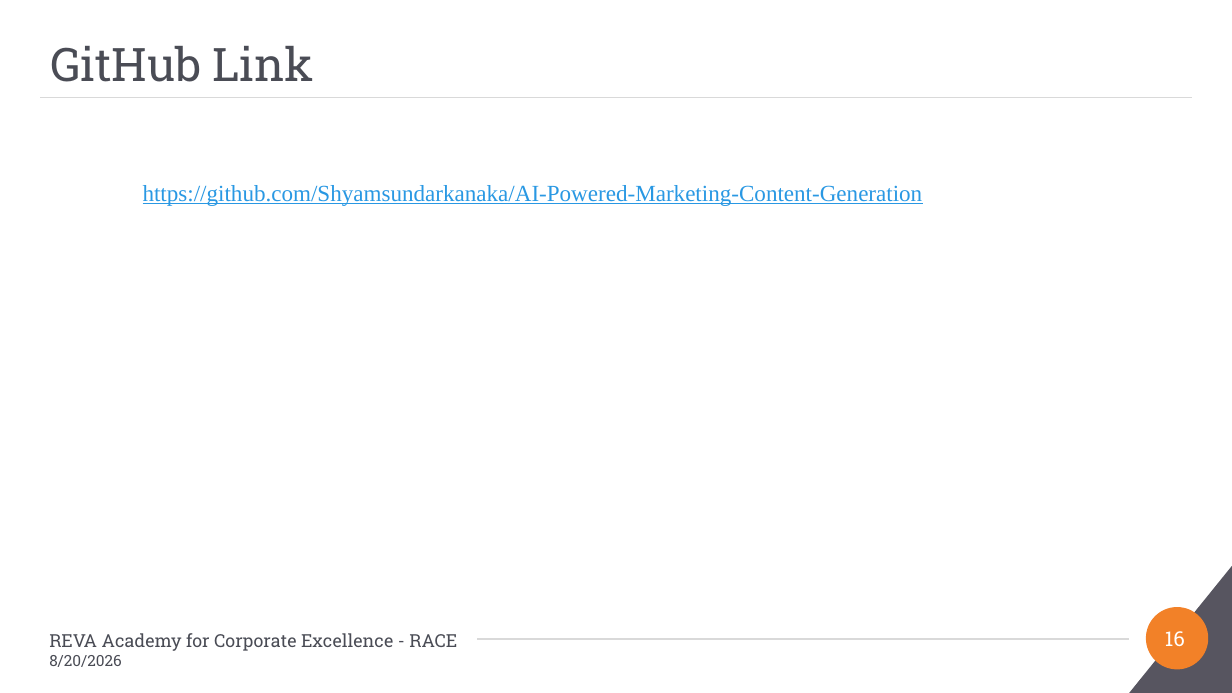
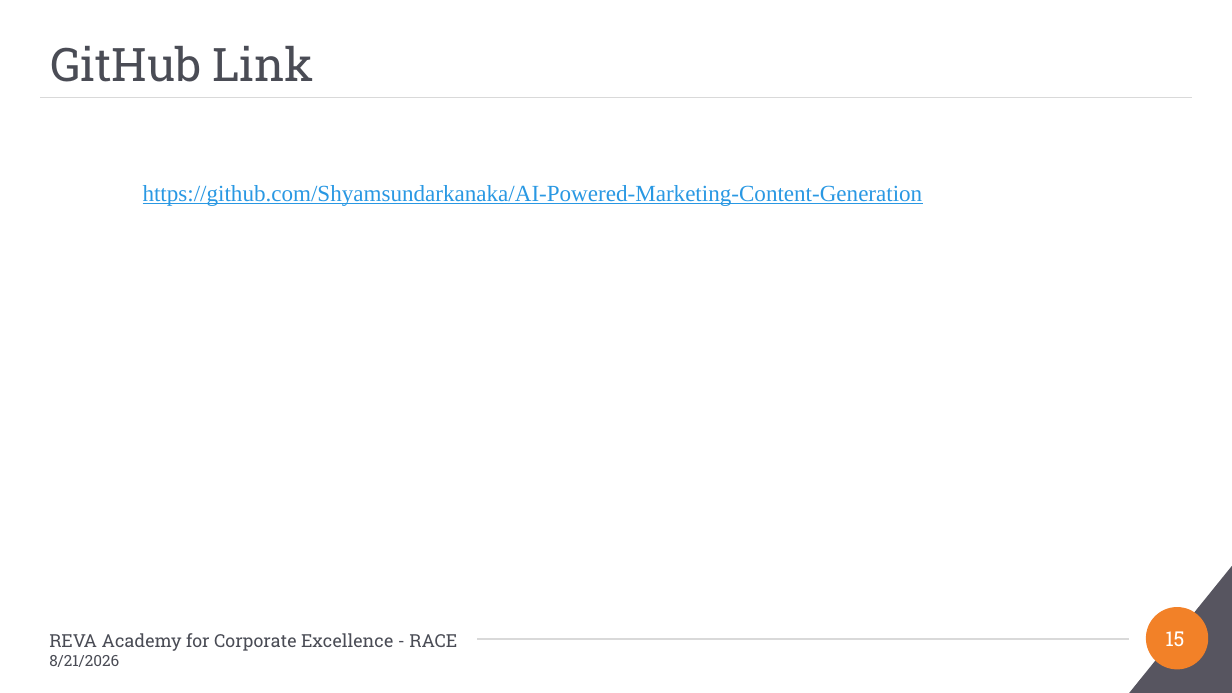
Before and after one commit to Shyamsundarkanaka/AI-Powered-Marketing-Content-Generation, a slide deck: slide 15 of docs/capstone2_ppt/AI06_Shyam_Capstone2_PPT_v2.pptx (slide 16 before the commit). Drawn at 1232x693 pixels with LibreOffice and Linux fonts; fonts in the diff are those of the drawing; background and template pictures are left out. Boxes give left, top, right and bottom in pixels: in the first picture for what was removed or moved away, otherwise in the second. Text is boxed around its words. In the diff, an @@ line names an element or a change of style, - is before the commit and + after.

```diff
--- a/docs/capstone2_ppt/AI06_Shyam_Capstone2_PPT_v2.pptx
+++ b/docs/capstone2_ppt/AI06_Shyam_Capstone2_PPT_v2.pptx
@@ text at bbox=[49, 655, 119, 667]: text changed @@
-8/20/2026
+8/21/2026
```
Also in this commit, not shown: 14 other slides changed, 1 slide removed, 44 other files.
